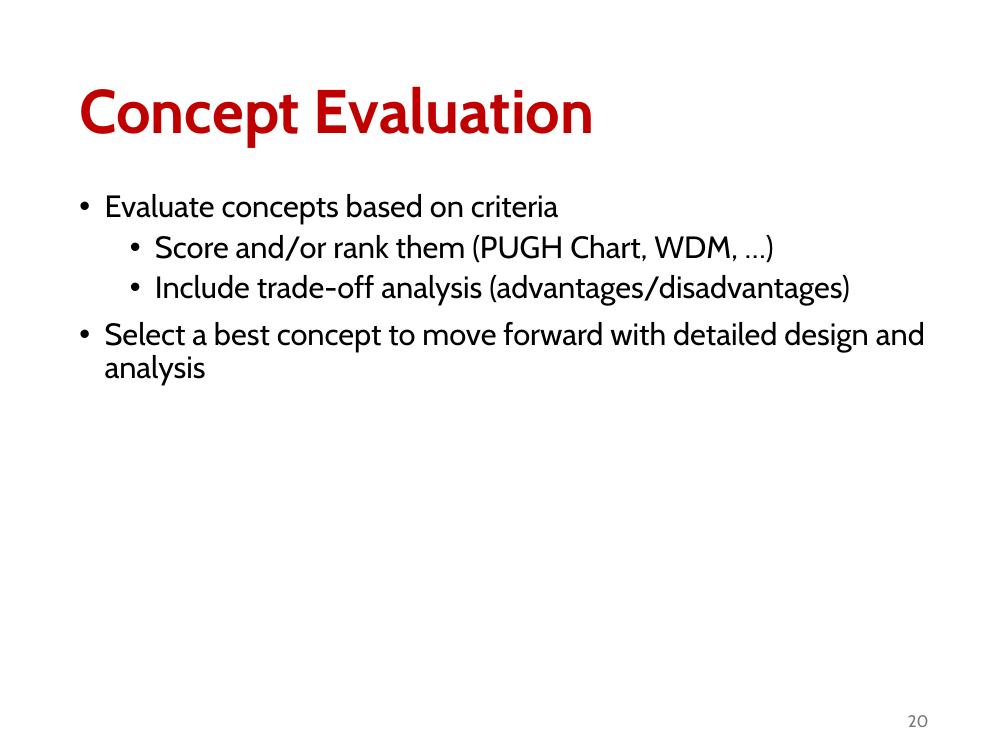
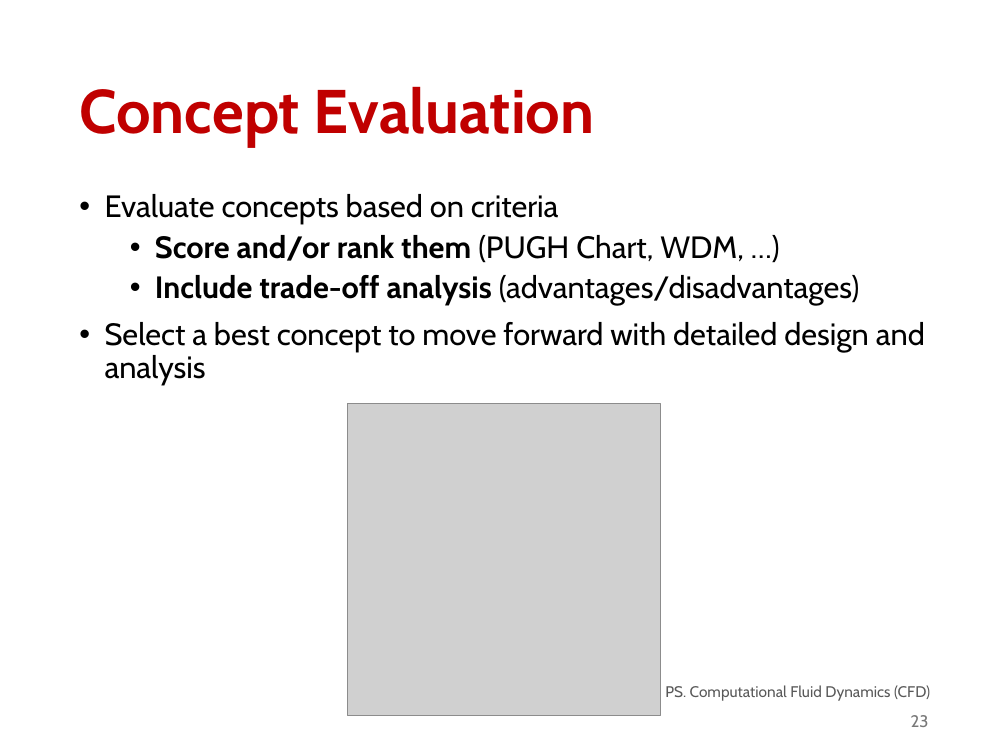
Before and after one commit to abuabara/abuabara.github.io, a slide deck: slide 23 of DAEN460S26/week9.pptx (slide 20 before the commit). Drawn at 1008x756 pixels with LibreOffice and Linux fonts; fonts in the diff are those of the drawing; grey boxes stand for pictures. Boxes give left, top, right and bottom in pixels: in the first picture for what was removed or moved away, otherwise in the second. Text is boxed around its words. In the diff, an @@ line names an element or a change of style, - is before the commit and + after.

```diff
--- a/DAEN460S26/week9.pptx
+++ b/DAEN460S26/week9.pptx
@@ text at box(155, 235, 859, 305): bold on in "Score and/or rank them", "Include trade-off analysis" @@
@@ picture added at box(348, 403, 660, 716) @@
@@ text added at box(665, 685, 930, 701), 11 pt, text #595959 @@
+PS. Computational Fluid Dynamics (CFD)
@@ page number at box(911, 715, 929, 727): text changed @@
-20
+23
```
Also in this commit, not shown: 7 other slides changed, 3 slides added, 1 other file.
